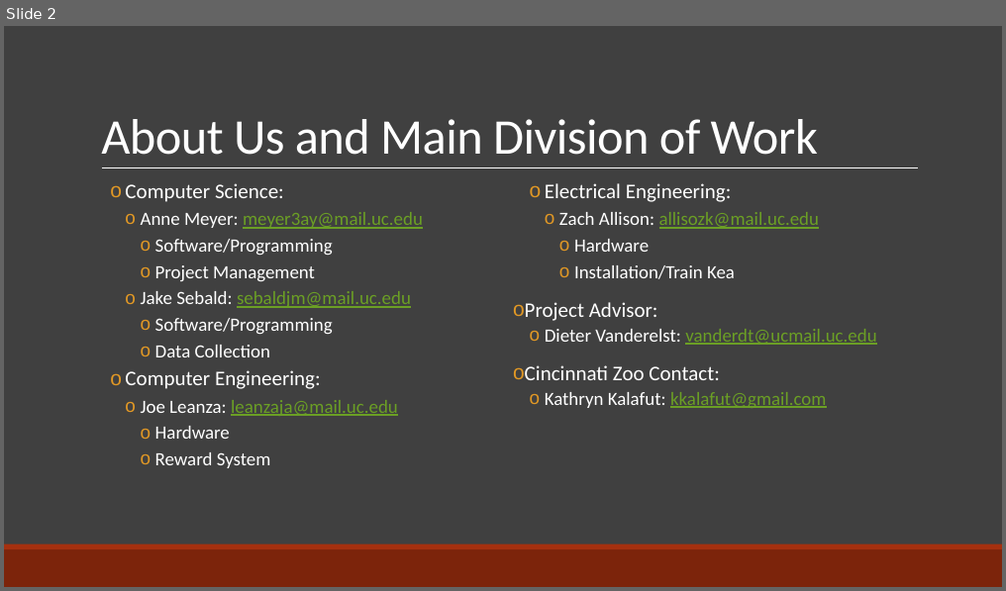
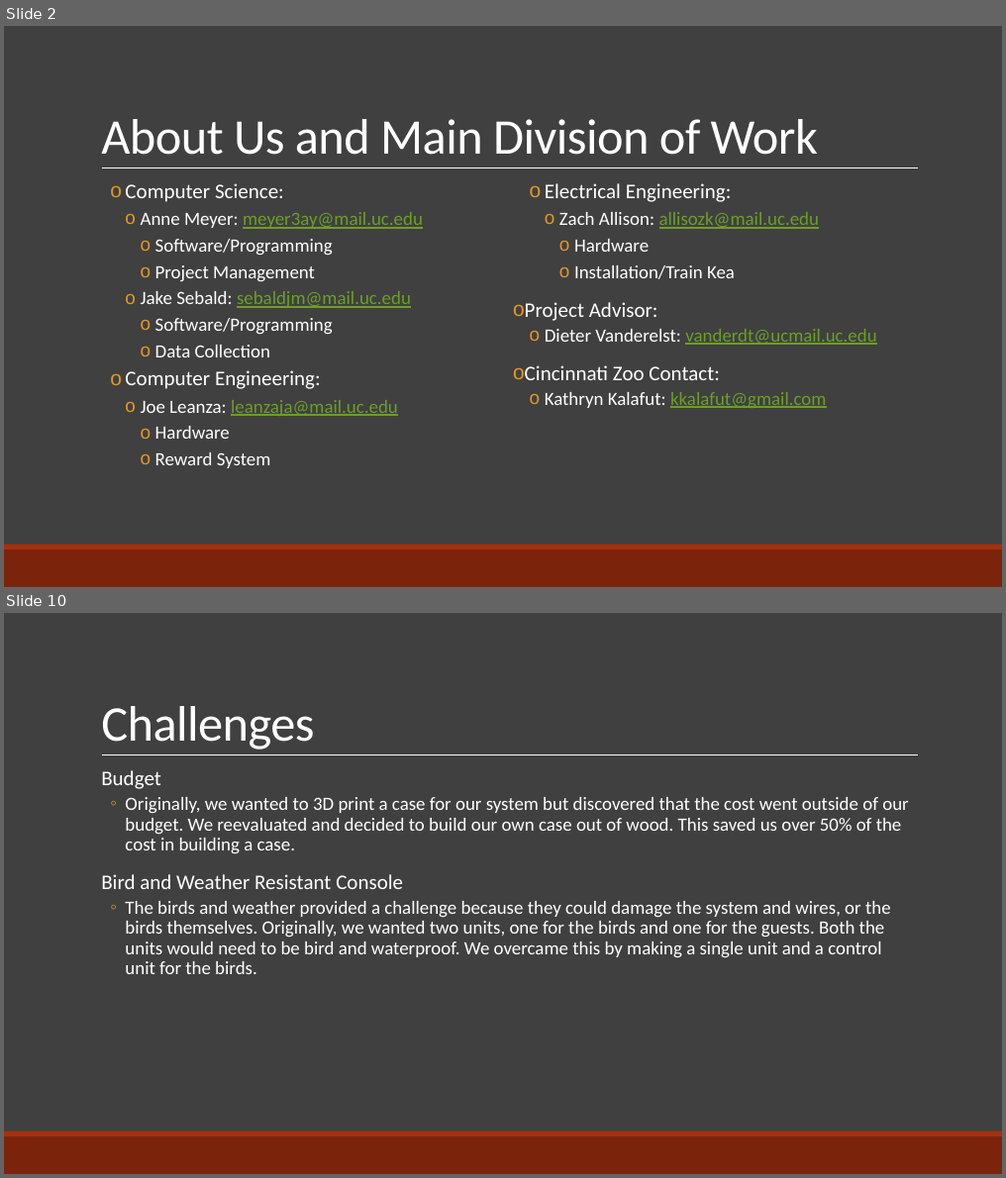
Before and after one commit to AnneRenee42/SeniorDesign, a slide deck: Kea PowerPoint.pptx. Shown one above the other, each under a label of ours: slide 2 before the commit, slides 2 and 10 after it; the slides between them are not shown. The pictures are 1006x591 and 1006x1178 pixels, drawn with LibreOffice and Linux fonts; fonts in the diff are those of the drawing. Boxes give left, top, right and bottom in pixels: in the first picture for what was removed or moved away, otherwise in the second. Text is boxed around its words. In the diff, an @@ line names an element or a change of style, - is before the commit and + after.

```diff
--- a/Kea PowerPoint.pptx
+++ b/Kea PowerPoint.pptx
@@ slide 10 added at <box>4,613,1002,1174</box>, background #404040; not listed: 3 template elements that a slide beside it also shows @@
@@ title added at <box>101,706,314,750</box>, 48 pt, text #FFFFFF @@
+Challenges
@@ text added at <box>101,770,908,974</box>, 18 pt, text #FFFFFF @@
+  Budget
+  ◦ Originally, we wanted to 3D print a case for our system but discovered that the cost went outside of our budget. We reevaluated and decided to build our own case out of wood. This saved us over 50% of the cost in building a case.
+  Bird and Weather Resistant Console
+  ◦ The birds and weather provided a challenge because they could damage the system and wires, or the birds themselves. Originally, we wanted two units, one for the birds and one for the guests. Both the units would need to be bird and waterproof. We overcame this by making a single unit and a control unit for the birds.
```
Also in this commit, not shown: 4 slides changed, 3 other slides added, 3 slides removed.
